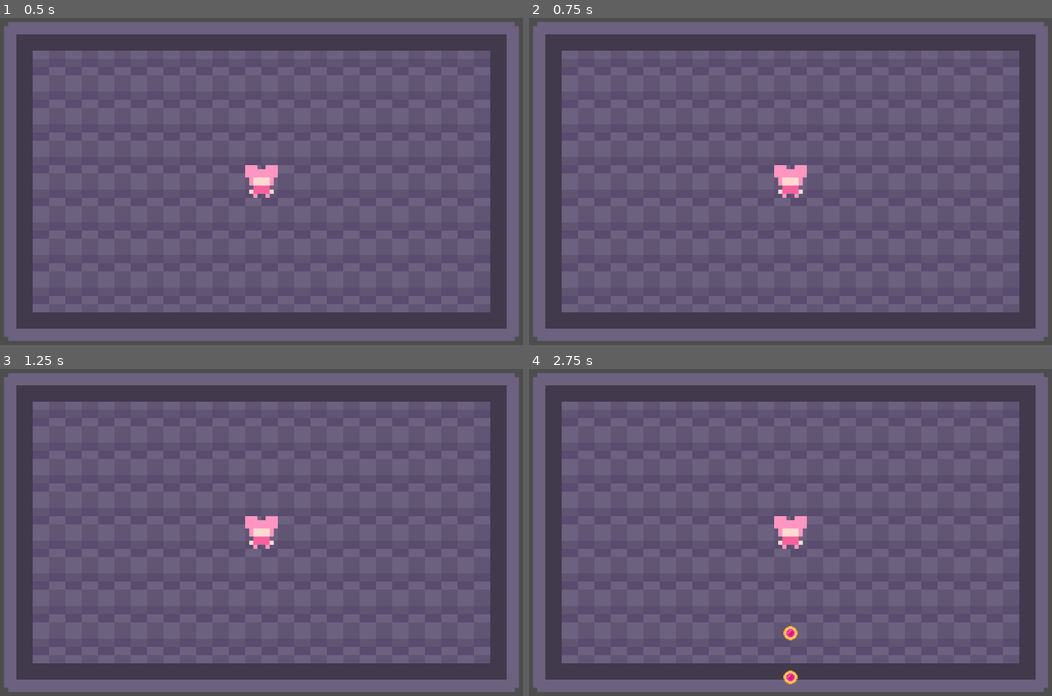
Above: before the commit, frames 1-4 (two rows, left to right).
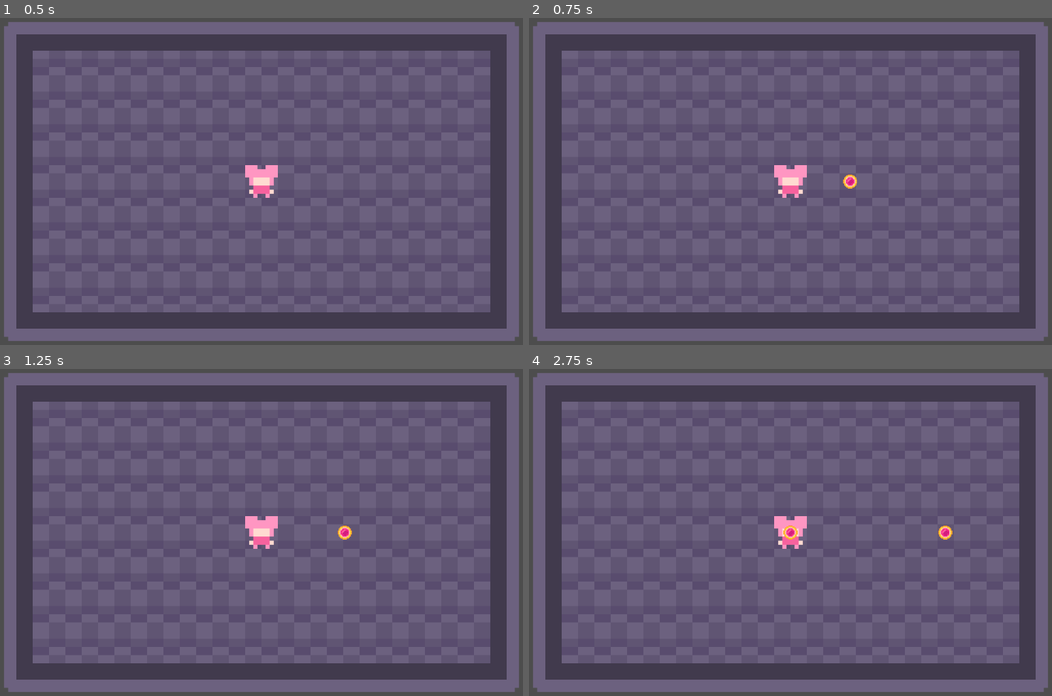
Above: after the commit, the same moments.

Repository: MagicalMegaDev/Magical-Persona-Repo
Game: Godot game, scene res://Assets/Scenes/main.tscn
Two runs of this game, one before a commit and one after it. Both use one fixed random seed, a clock stepped at 60 frames per second and the inputs below.
Inputs:
- Up to frame 1 (0.5 s): no input
- Up to frame 2 (0.75 s): tap Enter at 0.5 s; hold Right (shoot_right) from 0.53 s (still down); tap Space (speed) at 0.6 s
- Up to frame 3 (1.25 s): keep holding Right (shoot_right)
- Up to frame 4 (2.75 s): release Right (shoot_right) at 1.28 s; hold Down (shoot_down) 1.28-2.03 s; tap Space (speed) at 1.35, 2.1 s; hold Right (shoot_right) from 2.03 s (still down)

Frame 1 is identical in both runs. In frame 2, 0.1% of the frame differs, in the area x 60-63%, y 47-53%; in frame 3, 0.1%; in frame 4, 0.4%, in the area x 48-81%, y 47-97%.

Commit message:
Updated shooting controls

Diff:
--- a/Assets/Scenes/Projectiles/PlayerBullet.tscn
+++ b/Assets/Scenes/Projectiles/PlayerBullet.tscn
@@ -9,6 +9,7 @@
 
 [node name="Bullet" type="Area2D"]
 scale = Vector2(0.05, 0.05)
+collision_layer = 16
 script = ExtResource("1_kiwiv")
 
 [node name="Sprite2D" type="Sprite2D" parent="."]
@@ -20,3 +21,5 @@
 [node name="ProjectileMovementHandler" type="Node" parent="."]
 script = ExtResource("3_a6iwo")
 metadata/_custom_type_script = "uid://dsfewmgvi7xo2"
+
+[connection signal="body_entered" from="." to="." method="_on_body_entered"]
--- a/Assets/Scenes/main.tscn
+++ b/Assets/Scenes/main.tscn
@@ -203,7 +203,7 @@
 [sub_resource type="TileSet" id="TileSet_guoxd"]
 tile_size = Vector2i(64, 64)
 physics_layer_0/collision_layer = 1
-physics_layer_0/collision_mask = 4
+physics_layer_0/collision_mask = 28
 sources/0 = SubResource("TileSetAtlasSource_elf4b")
 
 [node name="Main" type="Node2D"]
--- a/Assets/Scripts/Components/Controllers/PlayerInputController.gd
+++ b/Assets/Scripts/Components/Controllers/PlayerInputController.gd
@@ -4,6 +4,7 @@
 @export var myCharacter:BaseCharacter
 
 var shooting_queue = []
+var last_input_device:String = "keyboard"
 
 signal direction_calculated(hDir:float, vDir:float)
 signal shoot(direction:Vector2)
@@ -14,12 +15,75 @@
 	if(myCharacter.gun):
 		shoot.connect(myCharacter.gun._on_shoot)
 
+func _input(event):
+	if event is InputEventKey:
+		last_input_device = "keyboard"
+	elif event is InputEventJoypadButton or event is InputEventJoypadMotion:
+		last_input_device = "joystick"
+
 func _process(delta):
-	if(Input.is_action_pressed("shoot_down")):
-		shoot.emit(Vector2.DOWN)
+	if(last_input_device == "keyboard"):
+		check_kb_shoot_input()
+	elif(last_input_device == "joystick"):
+		check_js_shoot_input()
+	check_shoot()
+	if(Input.is_action_just_pressed("speed")):
+		if(myCharacter.movement_handler.max_speed_mods.has("Debug")):
+			myCharacter.movement_handler.max_speed_mods.erase("Debug")
+		else:
+			myCharacter.movement_handler.max_speed_mods["Debug"] = 2
 
 func _physics_process(delta):
 	var direction = Input.get_vector("move_left","move_right","move_up","move_down")
 	direction.x = direction.x if abs(direction.x) >= 0.2 else 0
 	direction.y = direction.y if abs(direction.y) >= 0.2 else 0
 	direction_calculated.emit(direction)
+
+func check_kb_shoot_input():
+	if(Input.is_action_just_pressed("shoot_up")):
+		shooting_queue.erase("shoot_up")
+		shooting_queue.push_front("shoot_up")
+	if(Input.is_action_just_pressed("shoot_down")):
+		shooting_queue.erase("shoot_down")
+		shooting_queue.push_front("shoot_down")
+	if(Input.is_action_just_pressed("shoot_left")):
+		shooting_queue.erase("shoot_left")
+		shooting_queue.push_front("shoot_left")
+	if(Input.is_action_just_pressed("shoot_right")):
+		shooting_queue.erase("shoot_right")
+		shooting_queue.push_front("shoot_right")
+
+	if(!Input.is_action_pressed("shoot_up")):
+		shooting_queue.erase("shoot_up")
+	if(!Input.is_action_pressed("shoot_down")):
+		shooting_queue.erase("shoot_down")
+	if(!Input.is_action_pressed("shoot_left")):
+		shooting_queue.erase("shoot_left")
+	if(!Input.is_action_pressed("shoot_right")):
+		shooting_queue.erase("shoot_right")
+
+func check_js_shoot_input():
+	shooting_queue.clear()
+	var vector = Input.get_vector("shoot_left", "shoot_right","shoot_up","shoot_down")
+	if abs(vector.x) > abs(vector.y):
+		shooting_queue.push_front("shoot_right") if vector.x > 0 else shooting_queue.push_front("shoot_left")
+	else:
+		shooting_queue.push_front("shoot_down") if vector.y > 0 else shooting_queue.push_front("shoot_up")
+
+func check_shoot():
+	if shooting_queue.is_empty():
+		pass
+	else:
+		var shot_direction
+		match shooting_queue[0]:
+			"shoot_up":
+				shot_direction = Vector2.UP
+			"shoot_down":
+				shot_direction = Vector2.DOWN
+			"shoot_left":
+				shot_direction = Vector2.LEFT
+			"shoot_right":
+				shot_direction = Vector2.RIGHT
+			_:
+				push_error("SOMETHING WEIRD IN PLAYER SHOOTING_QUEUE[0]! " + str(shooting_queue[0]) + " found!")
+		shoot.emit(shot_direction)
--- a/Assets/Scripts/Components/Projectiles/BaseBullet.gd
+++ b/Assets/Scripts/Components/Projectiles/BaseBullet.gd
@@ -2,7 +2,7 @@
 
 var direction = Vector2.ZERO
 #region stats
-@export var base_speed:int = 200
+@export var base_speed:int = 700
 var speed:int = 0
 #endregion
 
@@ -26,3 +26,7 @@
 
 func on_despawn():
 	pass
+
+
+func _on_body_entered(body):
+	queue_free()
--- a/project.godot
+++ b/project.godot
@@ -64,21 +64,25 @@
 shoot_up={
 "deadzone": 0.2,
 "events": [Object(InputEventKey,"resource_local_to_scene":false,"resource_name":"","device":-1,"window_id":0,"alt_press …(195 unchanged characters)…
+, Object(InputEventJoypadMotion,"resource_local_to_scene":false,"resource_name":"","device":-1,"axis":3,"axis_value":-1.0,"script":null)
 ]
 }
 shoot_down={
 "deadzone": 0.2,
 "events": [Object(InputEventKey,"resource_local_to_scene":false,"resource_name":"","device":-1,"window_id":0,"alt_press …(195 unchanged characters)…
+, Object(InputEventJoypadMotion,"resource_local_to_scene":false,"resource_name":"","device":-1,"axis":3,"axis_value":1.0,"script":null)
 ]
 }
 shoot_left={
 "deadzone": 0.2,
 "events": [Object(InputEventKey,"resource_local_to_scene":false,"resource_name":"","device":-1,"window_id":0,"alt_press …(195 unchanged characters)…
+, Object(InputEventJoypadMotion,"resource_local_to_scene":false,"resource_name":"","device":-1,"axis":2,"axis_value":-1.0,"script":null)
 ]
 }
 shoot_right={
 "deadzone": 0.2,
 "events": [Object(InputEventKey,"resource_local_to_scene":false,"resource_name":"","device":-1,"window_id":0,"alt_press …(195 unchanged characters)…
+, Object(InputEventJoypadMotion,"resource_local_to_scene":false,"resource_name":"","device":-1,"axis":2,"axis_value":1.0,"script":null)
 ]
 }
 interact={
@@ -97,3 +101,4 @@
 2d_physics/layer_2="Obstructions"
 2d_physics/layer_3="Player"
 2d_physics/layer_4="Enemies"
+2d_physics/layer_5="Bullets"
Not shown, added: export_presets.cfg
